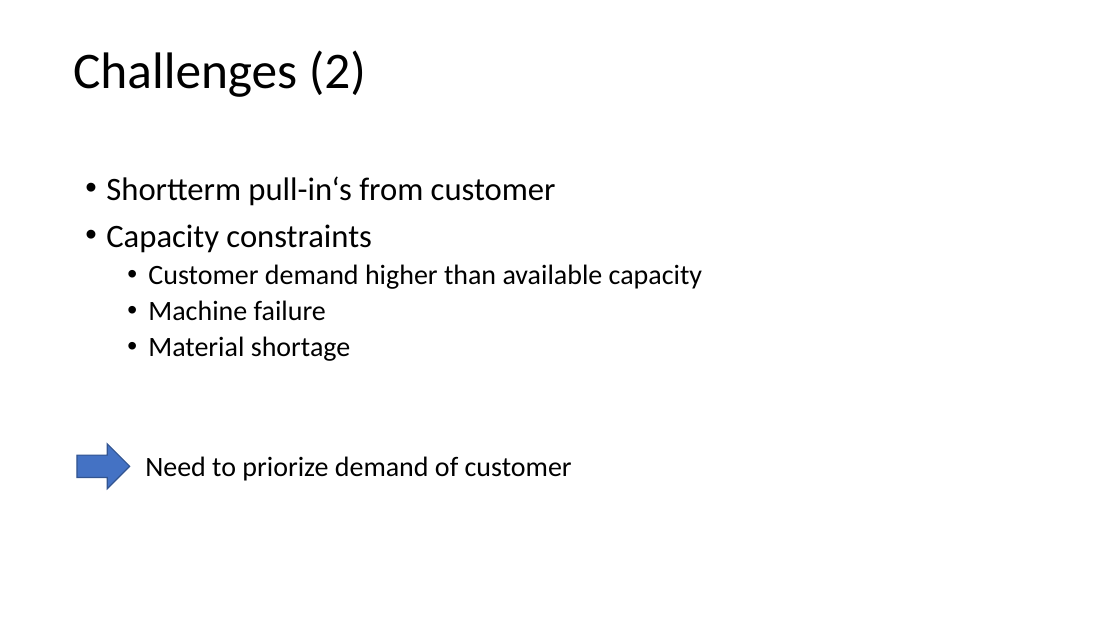
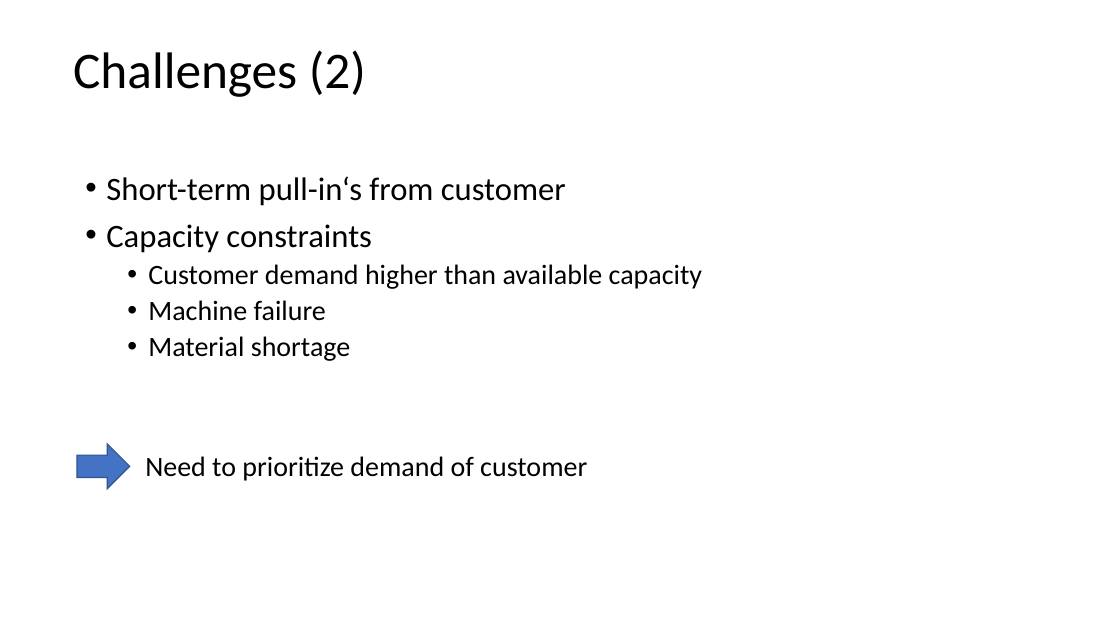
Before and after one commit to AndreasNeuhierl/InnoMgmt, a slide deck: slide 7 of desandere.pptx. Drawn at 1120x630 pixels with LibreOffice and Linux fonts; fonts in the diff are those of the drawing. Boxes give left, top, right and bottom in pixels: in the first picture for what was removed or moved away, otherwise in the second. Text is boxed around its words. In the diff, an @@ line names an element or a change of style, - is before the commit and + after.

Commit message:
Fixed typos

```diff
--- a/desandere.pptx
+++ b/desandere.pptx
@@ text at bbox=[106, 176, 566, 206]: text changed @@
-• Shortterm pull-in‘s from customer
+• Short-term pull-in‘s from customer
@@ text at bbox=[145, 456, 587, 481]: text changed @@
-Need to priorize demand of customer
+Need to prioritize demand of customer
```
Also in this commit, not shown: 8 other slides changed.
